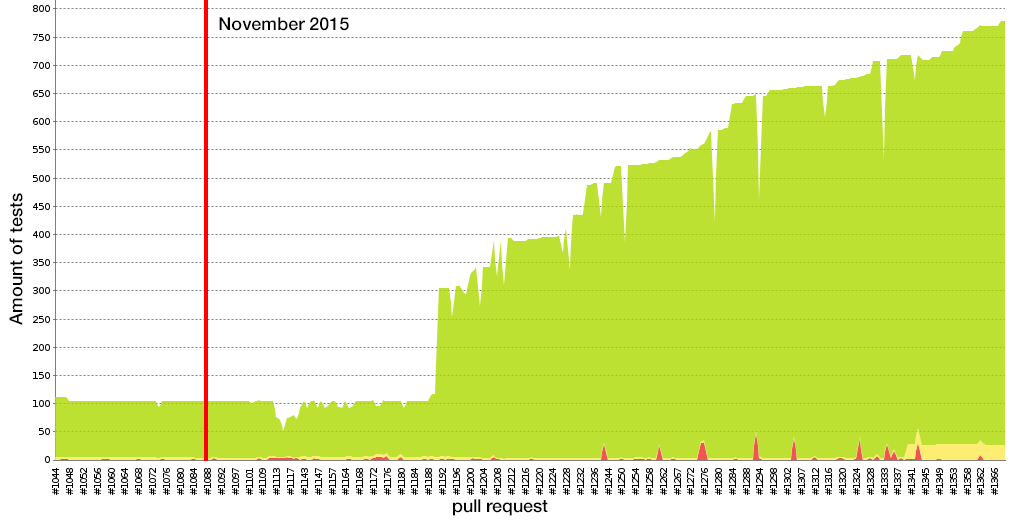
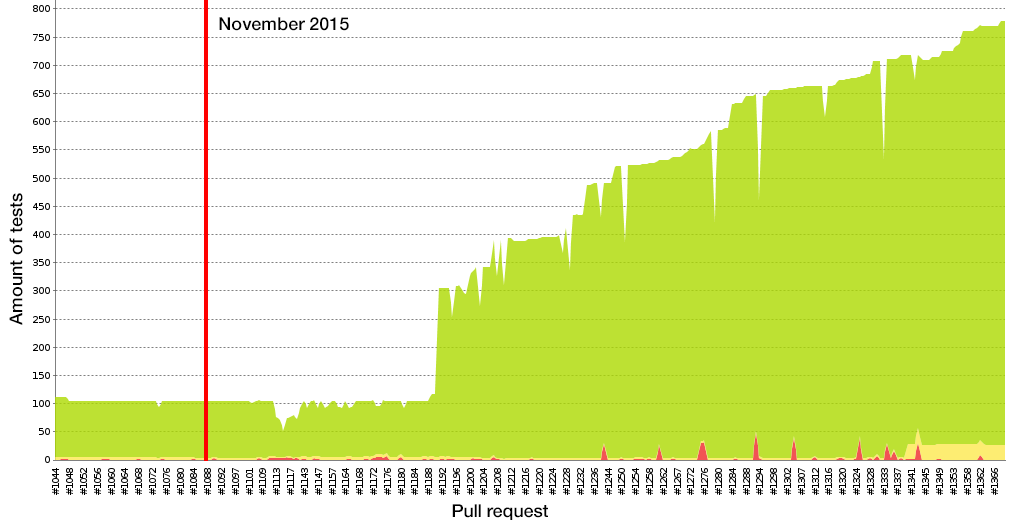
Two versions of the same layered image (1010x520). Layer-by-layer changes:
renamed "pull request" to "Pull request", painted on it over [452, 499, 548, 520]
